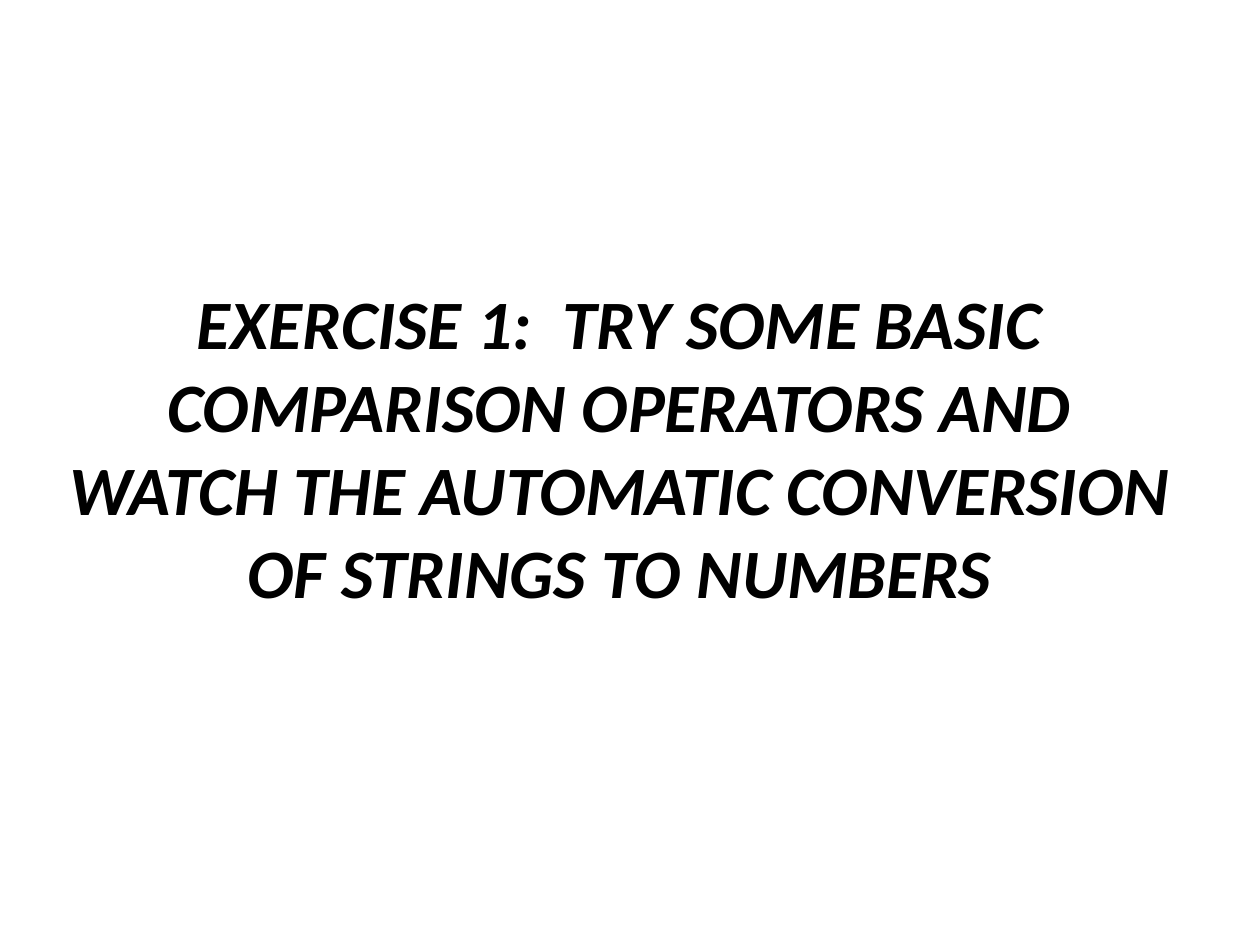
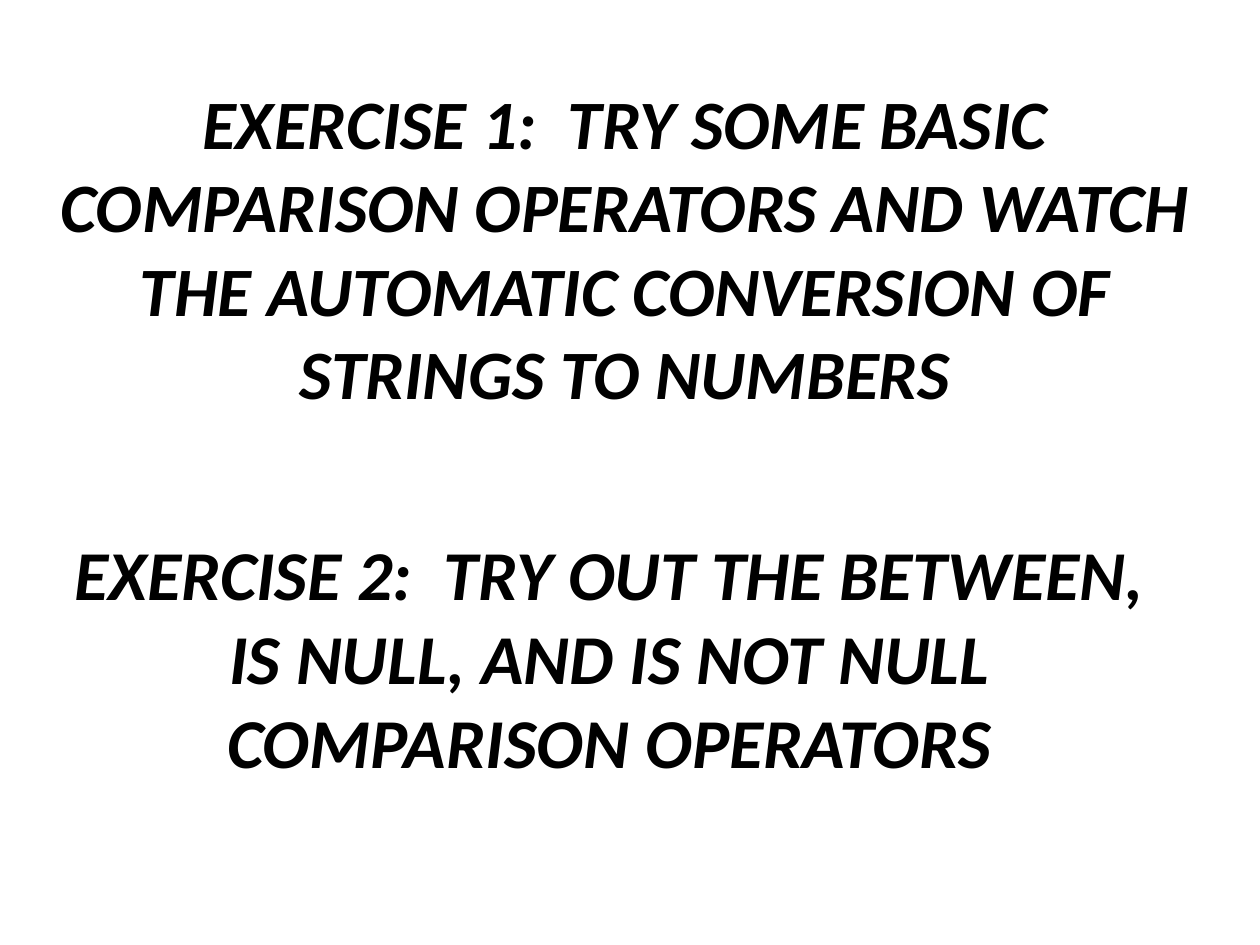
Before and after one commit to dchabala10/mysql101, a slide deck: slide 49 of Presentation/Intro_to_Relational_Databases_with_MySQL_Day4.pptx. Drawn at 1260x945 pixels with LibreOffice and Linux fonts; fonts in the diff are those of the drawing. Boxes give left, top, right and bottom in pixels: in the first picture for what was removed or moved away, otherwise in the second. Text is boxed around its words. In the diff, an @@ line names an element or a change of style, - is before the commit and + after.

```diff
--- a/Presentation/Intro_to_Relational_Databases_with_MySQL_Day4.pptx
+++ b/Presentation/Intro_to_Relational_Databases_with_MySQL_Day4.pptx
@@ title "EXERCISE 1: TRY SOME BASIC ..." rewrapped from (x1=69, y1=303, x2=1169, y2=599) to (x1=61, y1=103, x2=1188, y2=400) @@
@@ text added at (x1=75, y1=554, x2=1143, y2=769), 40 pt, text #000000, bold, italic @@
+EXERCISE 2: TRY OUT THE BETWEEN, IS NULL, AND IS NOT NULL COMPARISON OPERATORS
```
Also in this commit, not shown: 3 other slides changed, 1 slide removed, 1 other file.
